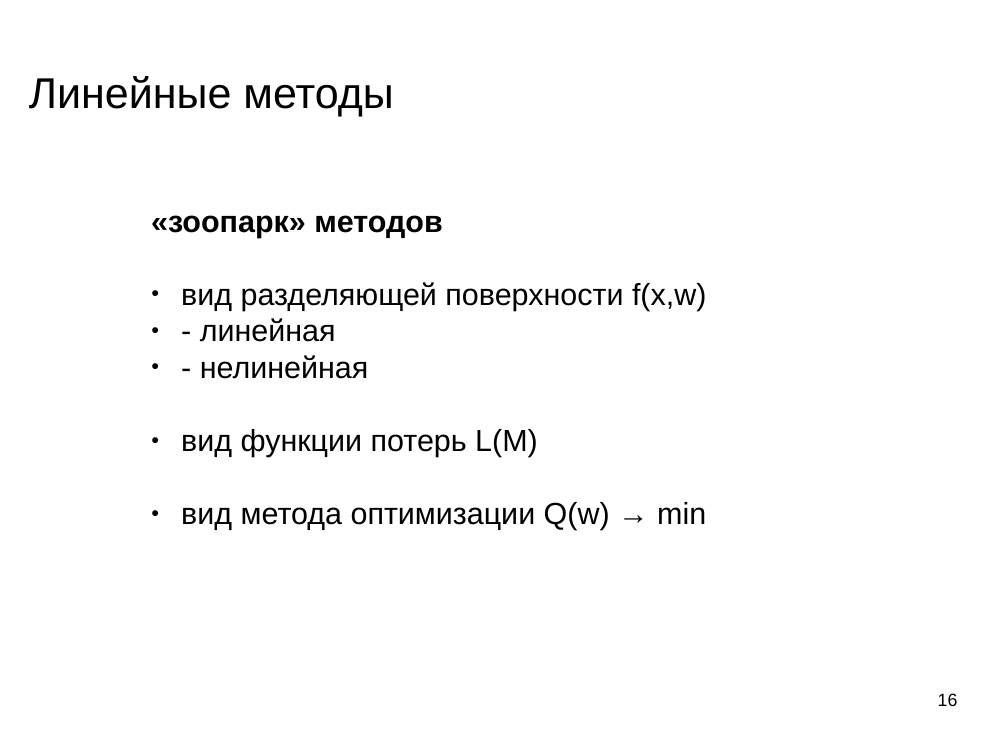
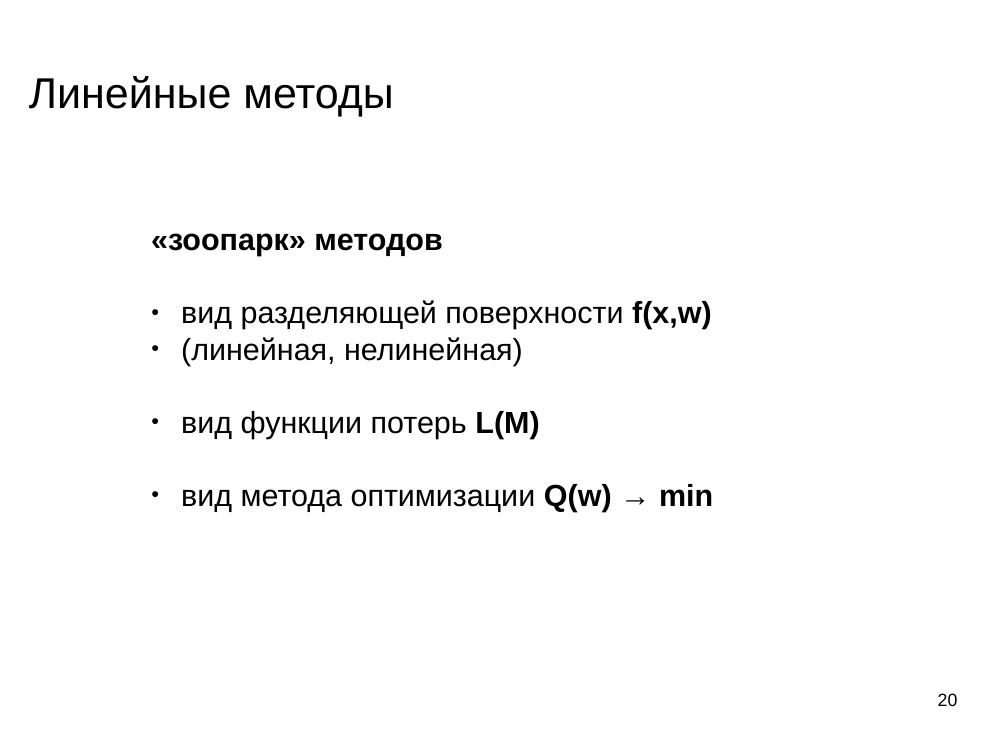
Before and after one commit to mechanoid5/ml_lectorium_legacy, a slide deck: slide 20 of 09-linear.odp (slide 16 before the commit). Drawn at 1008x756 pixels with LibreOffice and Linux fonts; fonts in the diff are those of the drawing; background and template pictures are left out. Boxes give left, top, right and bottom in pixels: in the first picture for what was removed or moved away, otherwise in the second. Text is boxed around its words. In the diff, an @@ line names an element or a change of style, - is before the commit and + after.

```diff
--- a/09-linear.odp
+++ b/09-linear.odp
@@ text at (181,300,713,512): bold on in "f(x,w)", "L(M)", "Q(w) → min" @@
@@ text at (181,337,523,366): text changed @@
-● - линейная
-● - нелинейная
+● (линейная, нелинейная)
@@ page number at (938,693,958,706): text changed @@
-16
+20
```
Also in this commit, not shown: 10 other slides changed, 7 slides added, 2 slides removed.
